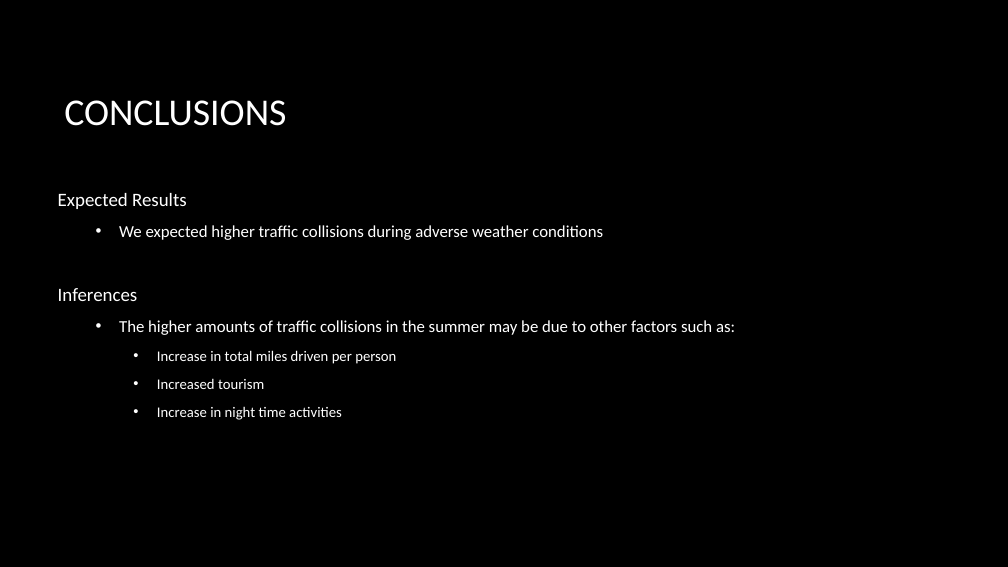
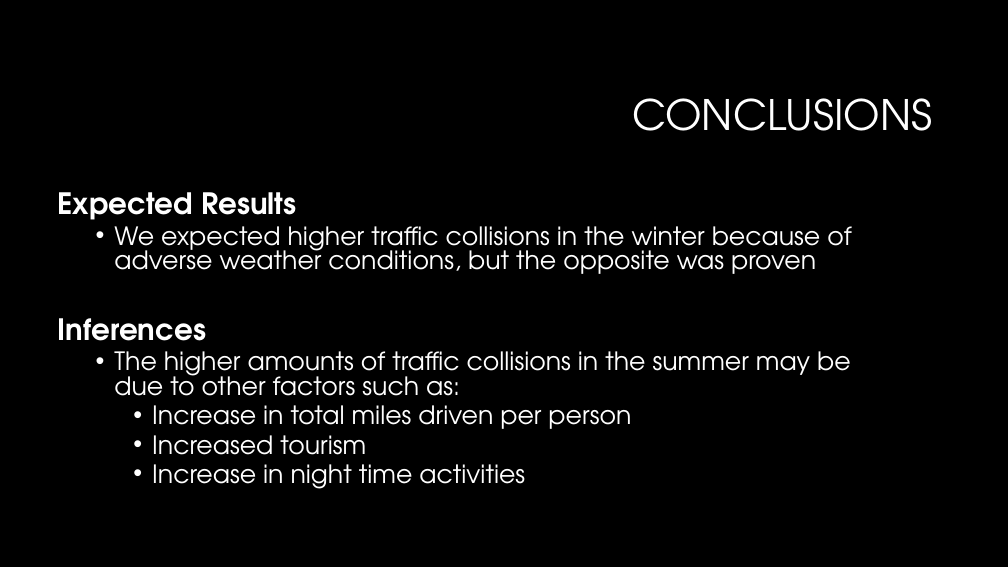
Before and after one commit to huntercash/ProjectOne, a slide deck: slide 20 of reports/Presentation1.pptx. Drawn at 1008x567 pixels with LibreOffice and Linux fonts; fonts in the diff are those of the drawing; background and template pictures are left out. Boxes give left, top, right and bottom in pixels: in the first picture for what was removed or moved away, otherwise in the second. Text is boxed around its words. In the diff, an @@ line names an element or a change of style, - is before the commit and + after.

```diff
--- a/reports/Presentation1.pptx
+++ b/reports/Presentation1.pptx
@@ title "CONCLUSIONS": place and size @@
-title "CONCLUSIONS" at box(64, 100, 286, 126)
+title "CONCLUSIONS" at box(632, 98, 932, 131)
@@ title "CONCLUSIONS" at box(632, 98, 932, 131): size 36 to 40 pt, font Calibri to TeX Gyre Adventor; alignment left to right; line spacing 1 to 0.9 @@
@@ text "Expected Results" at box(58, 192, 851, 489): vertical alignment middle to top @@
@@ text at box(58, 192, 851, 489): size 18 to 28 pt, bold on in "Expected Results", "Inferences"; font Calibri to TeX Gyre Adventor in "Expected Results", "Inferences", "The higher amounts of traffic collisions in ...", "Increase in total miles driven per person" and 2 more places; size 16 to 24 pt in "The higher amounts of traffic collisions in ..."; size 14 to 24 pt in "Increase in total miles driven per person", "Increased tourism", "Increase in night time activities"; line spacing 1 to 0.8; indent changed; less space between paragraphs @@
@@ text at box(114, 226, 851, 274): text changed; size 16 to 24 pt; font Calibri to TeX Gyre Adventor @@
-  • We expected higher traffic collisions during adverse weather conditions
+  • We expected higher traffic collisions in the winter because of adverse weather conditions, but the opposite was proven
```
Also in this commit, not shown: 18 other slides changed, 2 slides added, 2 slides removed, 19 other files.
